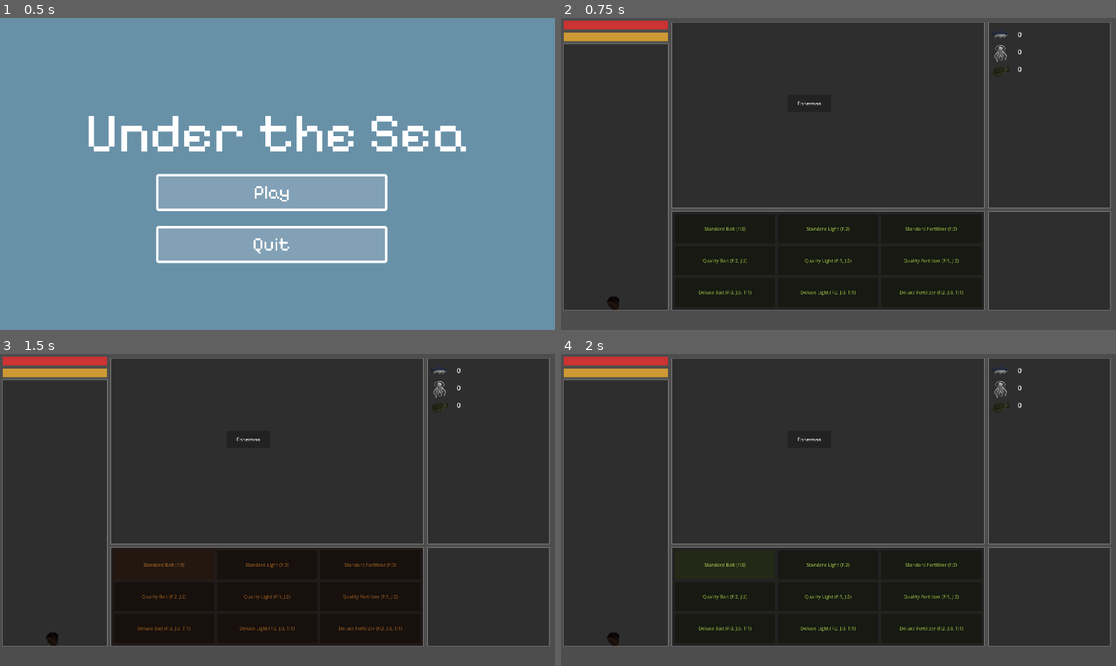
Above: before the commit, frames 1-4 (two rows, left to right).
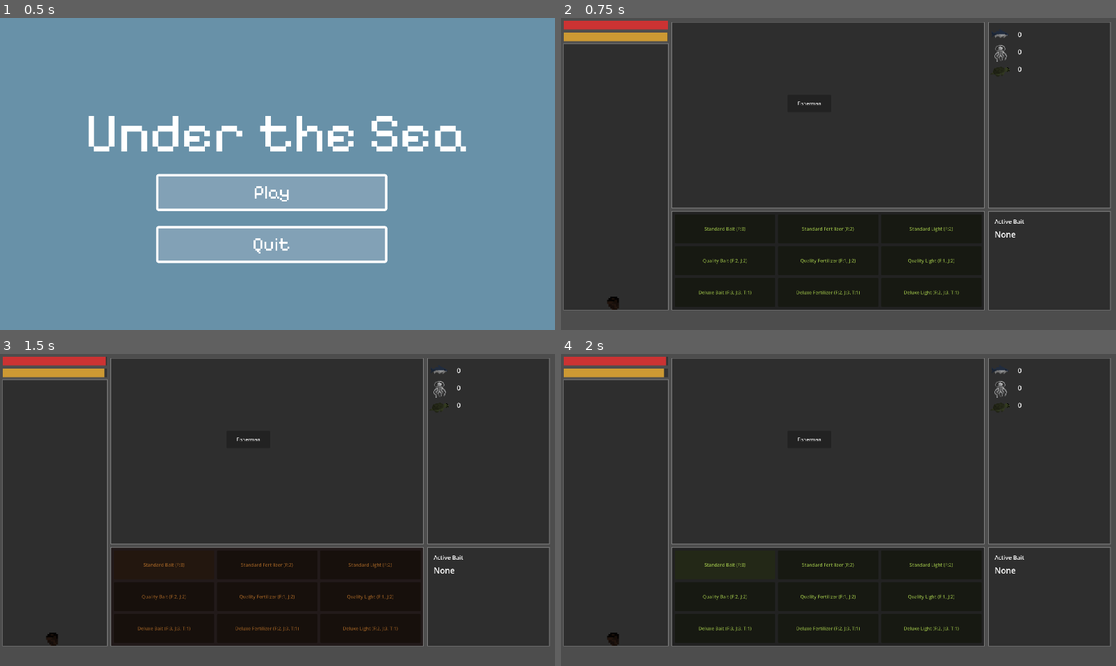
Above: after the commit, the same moments.

Repository: wondertrash/underthesea
Game: Godot game, scene res://mainmenu.tscn
Two runs of this game, one before a commit and one after it. Both use one fixed random seed, a clock stepped at 60 frames per second and the inputs below.
Inputs:
- Up to frame 1 (0.5 s): no input
- Up to frame 2 (0.75 s): click "Play" at 0.5 s
- Up to frame 3 (1.5 s): click "Standard Bait (F:3)" at 1.25 s
- Up to frame 4 (2 s): no input

Frame 1 is identical in both runs. In frame 2, 0.5% of the frame differs, in the area x 19-84%, y 4-89%; in frame 3, 0.5%; in frame 4, 0.6%, in the area x 18-84%, y 0-89%.

Commit message:
inventory, bars, catchrates, turtlescaught

Diff:
--- a/under-the-sea/events.gd
+++ b/under-the-sea/events.gd
@@ -7,11 +7,11 @@
 var is_fishing: bool = false
 var feedback_label: Label
 var fisherman_button: Button
-var catch_rates = {
-	"fish": 0.50,
-	"jellyfish": 0.15,
-	"turtle": 0.05,
-	"nothing": 0.30
+var bait_rates = {
+	"none":     {"fish": 0.60, "jellyfish": 0.10, "turtle": 0.01, "nothing": 0.29},
+	"standard": {"fish": 0.58, "jellyfish": 0.18, "turtle": 0.03, "nothing": 0.21},
+	"quality":  {"fish": 0.50, "jellyfish": 0.35, "turtle": 0.12, "nothing": 0.03},
+	"deluxe":   {"fish": 0.30, "jellyfish": 0.45, "turtle": 0.25, "nothing": 0.00}
 }
 func _ready() -> void:
 	background = ColorRect.new()
@@ -27,12 +27,12 @@
 	add_child(border)
 	fisherman_button = Button.new()
 	fisherman_button.text = "Fisherman"
-	fisherman_button.position = events_position + Vector2(400, 250)  # TODO: adjust position
-	fisherman_button.size = Vector2(150, 60)                          # TODO: adjust size
+	fisherman_button.position = events_position + Vector2(400, 250)#change position
+	fisherman_button.size = Vector2(150, 60)#change size
 	fisherman_button.pressed.connect(_on_fisherman_clicked)
 	add_child(fisherman_button)
 	feedback_label = Label.new()
-	feedback_label.position = events_position + Vector2(370, 320)  # TODO: adjust position
+	feedback_label.position = events_position + Vector2(370, 320)#change position
 	feedback_label.size = Vector2(300, 40)
 	feedback_label.horizontal_alignment = HORIZONTAL_ALIGNMENT_CENTER
 	feedback_label.add_theme_font_size_override("font_size", 18)
@@ -45,13 +45,14 @@
 	fisherman_button.disabled = true
 	_do_catch()
 func _do_catch() -> void:
+	var rates = bait_rates[player.current_bait]
 	var roll = randf()
 	var result = ""
-	if roll < catch_rates["turtle"]:
+	if roll < rates["turtle"]:
 		result = "turtle"
-	elif roll < catch_rates["turtle"] + catch_rates["jellyfish"]:
+	elif roll < rates["turtle"] + rates["jellyfish"]:
 		result = "jellyfish"
-	elif roll < catch_rates["turtle"] + catch_rates["jellyfish"] + catch_rates["fish"]:
+	elif roll < rates["turtle"] + rates["jellyfish"] + rates["fish"]:
 		result = "fish"
 	else:
 		result = "nothing"
--- a/under-the-sea/gameover.gd
+++ b/under-the-sea/gameover.gd
@@ -1,4 +1,7 @@
 extends Control
+static var turtle_count: int = 0
+func _ready() -> void:
+	$turtleCount.text = "Turtles Caught: %d" % turtle_count
 func _on_play_pressed() -> void:
 	get_tree().change_scene_to_file("res://lotus.tscn")
 func _on_quit_pressed() -> void:
--- a/under-the-sea/gameover.tscn
+++ b/under-the-sea/gameover.tscn
@@ -3,9 +3,13 @@
 [ext_resource type="Script" uid="uid://yadvdfhrdqix" path="res://gameover.gd" id="1_tpdqf"]
 [ext_resource type="FontFile" uid="uid://sac3gu7ivysr" path="res://Assets/Pixelify_Sans/static/PixelifySans-Regular.ttf" id="2_eeur3"]
 
+[sub_resource type="LabelSettings" id="LabelSettings_tpdqf"]
+font = ExtResource("2_eeur3")
+font_size = 192
+
 [sub_resource type="LabelSettings" id="LabelSettings_cmhrf"]
 font = ExtResource("2_eeur3")
-font_size = 192
+font_size = 64
 
 [sub_resource type="StyleBoxFlat" id="StyleBoxFlat_wgsso"]
 bg_color = Color(0.50980395, 0.6313726, 0.7137255, 1)
@@ -59,14 +63,23 @@
 layout_mode = 0
 offset_right = 1920.0
 offset_bottom = 1080.0
-color = Color(0.40784314, 0.5686275, 0.65882355, 1)
+color = Color(0.35686275, 0.40784314, 0.4392157, 1)
 
 [node name="title" type="Label" parent="." unique_id=1157559195]
 layout_mode = 0
-offset_top = 240.0
+offset_top = 192.0
 offset_right = 1920.0
-offset_bottom = 560.0
-text = "Under the Sea"
+offset_bottom = 512.0
+text = "Game Over!"
+label_settings = SubResource("LabelSettings_tpdqf")
+horizontal_alignment = 1
+vertical_alignment = 1
+
+[node name="turtleCount" type="Label" parent="." unique_id=984987555]
+layout_mode = 0
+offset_top = 332.0
+offset_right = 1920.0
+offset_bottom = 652.0
 label_settings = SubResource("LabelSettings_cmhrf")
 horizontal_alignment = 1
 vertical_alignment = 1
@@ -74,9 +87,9 @@
 [node name="playagain" type="Button" parent="." unique_id=1980460937]
 layout_mode = 0
 offset_left = 540.0
-offset_top = 540.0
+offset_top = 556.0
 offset_right = 1340.0
-offset_bottom = 668.0
+offset_bottom = 684.0
 theme_override_colors/font_color = Color(1, 1, 1, 1)
 theme_override_colors/font_pressed_color = Color(1, 1, 1, 1)
 theme_override_fonts/font = ExtResource("2_eeur3")
@@ -89,9 +102,9 @@
 [node name="quit" type="Button" parent="." unique_id=1420552339]
 layout_mode = 0
 offset_left = 540.0
-offset_top = 720.0
+offset_top = 736.0
 offset_right = 1340.0
-offset_bottom = 848.0
+offset_bottom = 864.0
 theme_override_colors/font_color = Color(1, 1, 1, 1)
 theme_override_colors/font_pressed_color = Color(1, 1, 1, 1)
 theme_override_fonts/font = ExtResource("2_eeur3")
--- a/under-the-sea/lotus.tscn
+++ b/under-the-sea/lotus.tscn
@@ -73,7 +73,7 @@
 root_node = NodePath("../..")
 libraries/ = SubResource("AnimationLibrary_5gj2m")
 
-[node name="resourcestats" type="CanvasLayer" parent="." unique_id=262927459]
+[node name="resourcestats" type="CanvasLayer" parent="." unique_id=262927459 groups=["resourcestats"]]
 scale = Vector2(0.99999964, 0.99999964)
 transform = Transform2D(0.99999964, 0, 0, 0.99999964, 0, 0)
 script = ExtResource("16_ouaj1")
--- a/under-the-sea/lotus_sprout.gd
+++ b/under-the-sea/lotus_sprout.gd
@@ -5,6 +5,7 @@
 	"jellyfish": 0,
 	"turtle": 0
 }
+var current_bait: String = "none"
 func _ready() -> void:
 	pass
 func _process(delta: float) -> void:
--- a/under-the-sea/refresh.gd
+++ b/under-the-sea/refresh.gd
@@ -3,6 +3,8 @@
 @export var events_position: Vector2 = Vector2(1480, 670)
 var background = ColorRect
 var structure_container = Control
+var bait_label: Label
+@onready var player = get_tree().get_first_node_in_group("player")
 func _ready() -> void:
 	background = ColorRect.new()
 	background.position = events_position
@@ -15,3 +17,20 @@
 	border.color = Color(0.5, 0.5, 0.5)
 	border.z_index = -1
 	add_child(border)
+	var title = Label.new()
+	title.text = "Active Bait"
+	title.position = events_position + Vector2(20, 20)#change
+	title.add_theme_font_size_override("font_size", 20)
+	add_child(title)
+	bait_label = Label.new()
+	bait_label.text = "None"
+	bait_label.position = events_position + Vector2(20, 60)#change
+	bait_label.add_theme_font_size_override("font_size", 28)
+	add_child(bait_label)
+func _process(_delta: float) -> void:
+	if player:
+		match player.current_bait:
+			"none":     bait_label.text = "None"
+			"standard": bait_label.text = "Standard"
+			"quality":  bait_label.text = "Quality"
+			"deluxe":   bait_label.text = "Deluxe"
--- a/under-the-sea/resourcestats.gd
+++ b/under-the-sea/resourcestats.gd
@@ -1,16 +1,19 @@
 extends CanvasLayer
-@onready var player = get_tree().get_first_node_in_group("resourcestats")
 var nutrients_bar: ColorRect
 var sunlight_bar: ColorRect
 var nutrients_bg: ColorRect
 var sunlight_bg: ColorRect
-var time_label: Label
+var nutrients: float = 255.0
+var sunlight: float = 255.0
+var max_value: float = 255.0
+var nutrients_drain: float = 2.8
+var sunlight_drain: float = 6.4
+var game_over: bool = false
 func _ready() -> void:
-	var viewport_size = get_viewport().get_visible_rect().size
 	nutrients_bg = ColorRect.new()
 	nutrients_bg.position = Vector2(10, 10)
 	nutrients_bg.size = Vector2(360, 30)
-	nutrients_bg.color = Color(0.067, 0.0, 0.619, 1.0)
+	nutrients_bg.color = Color(0.2, 0.2, 0.2)
 	add_child(nutrients_bg)
 	nutrients_bar = ColorRect.new()
 	nutrients_bar.position = Vector2(10, 10)
@@ -27,3 +30,22 @@
 	sunlight_bar.size = Vector2(360, 30)
 	sunlight_bar.color = Color(0.8, 0.6, 0.2)
 	add_child(sunlight_bar)
+func _process(delta: float) -> void:
+	if game_over:
+		return
+	nutrients = max(0.0, nutrients - nutrients_drain * delta)
+	sunlight = max(0.0, sunlight - sunlight_drain * delta)
+	nutrients_bar.size.x = 360 * (nutrients / max_value)
+	sunlight_bar.size.x = 360 * (sunlight / max_value)
+	if nutrients <= 0 or sunlight <= 0:
+		_trigger_game_over()
+func add_nutrients(amount: float) -> void:
+	nutrients = min(max_value, nutrients + amount)
+func add_sunlight(amount: float) -> void:
+	sunlight = min(max_value, sunlight + amount)
+func _trigger_game_over() -> void:
+	game_over = true
+	var player = get_tree().get_first_node_in_group("player")
+	var count = player.inventory["turtle"] if player else 0
+	load("res://gameover.gd").turtle_count = count
+	get_tree().change_scene_to_file("res://gameover.tscn")
--- a/under-the-sea/store.gd
+++ b/under-the-sea/store.gd
@@ -7,14 +7,14 @@
 var structure_container = Control.new()
 var recipes = {
 	"Standard Bait": {"fish": 3, "jellyfish": 0, "turtle": 0, "type": "bait"},
+	"Standard Fertilizer": {"fish": 2, "jellyfish": 0, "turtle": 0, "type": "fertilizer"},
 	"Standard Light": {"fish": 2, "jellyfish": 0, "turtle": 0, "type": "light"},
-	"Standard Fertilizer": {"fish": 2, "jellyfish": 0, "turtle": 0, "type": "fertilizer"},
 	"Quality Bait": {"fish": 2, "jellyfish": 2, "turtle": 0, "type": "bait"},
+	"Quality Fertilizer": {"fish": 1, "jellyfish": 2, "turtle": 0, "type": "fertilizer"},
 	"Quality Light": {"fish": 1, "jellyfish": 2, "turtle": 0, "type": "light"},
-	"Quality Fertilizer": {"fish": 1, "jellyfish": 2, "turtle": 0, "type": "fertilizer"},
 	"Deluxe Bait": {"fish": 3, "jellyfish": 3, "turtle": 1, "type": "bait"},
-	"Deluxe Light": {"fish": 2, "jellyfish": 3, "turtle": 1, "type": "light"},
-	"Deluxe Fertilizer": {"fish": 2, "jellyfish": 3, "turtle": 1, "type": "fertilizer"}
+	"Deluxe Fertilizer": {"fish": 2, "jellyfish": 3, "turtle": 1, "type": "fertilizer"},
+	"Deluxe Light": {"fish": 2, "jellyfish": 3, "turtle": 1, "type": "light"}
 }
 func _ready() -> void:
 	background = ColorRect.new()
@@ -69,6 +69,20 @@
 		player.inventory["fish"] -= recipe["fish"]
 		player.inventory["jellyfish"] -= recipe["jellyfish"]
 		player.inventory["turtle"] -= recipe["turtle"]
+		if recipe["type"] == "bait":
+			if item_name.begins_with("Standard"): player.current_bait = "standard"
+			elif item_name.begins_with("Quality"): player.current_bait = "quality"
+			elif item_name.begins_with("Deluxe"): player.current_bait = "deluxe"
+		var stats = get_tree().get_first_node_in_group("resourcestats")
+		if stats:
+			var tier_bonus = 0.0
+			if item_name.begins_with("Standard"): tier_bonus = 64.0
+			elif item_name.begins_with("Quality"): tier_bonus = 128.0
+			elif item_name.begins_with("Deluxe"): tier_bonus = 192.0
+			if recipe["type"] == "fertilizer":
+				stats.add_nutrients(tier_bonus)
+			elif recipe["type"] == "light":
+				stats.add_sunlight(tier_bonus)
 		panel.modulate = Color(0.5, 1, 0.5)
 		await get_tree().create_timer(0.2).timeout
 		panel.modulate = Color(1, 1, 1)
